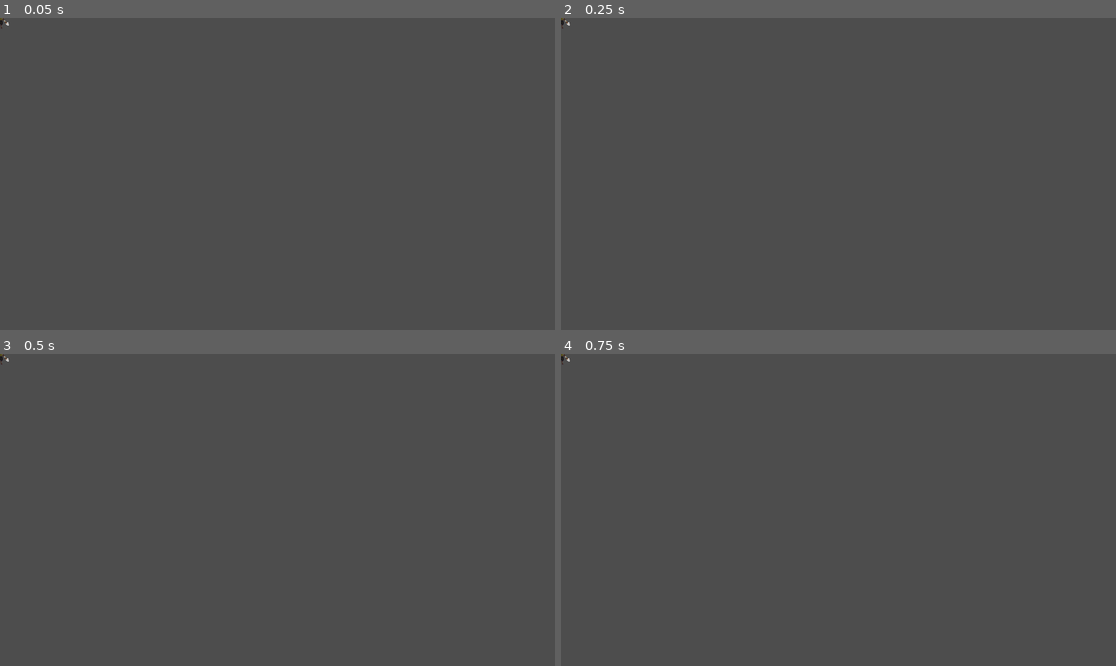
Above: before the commit, frames 1-4 (two rows, left to right).
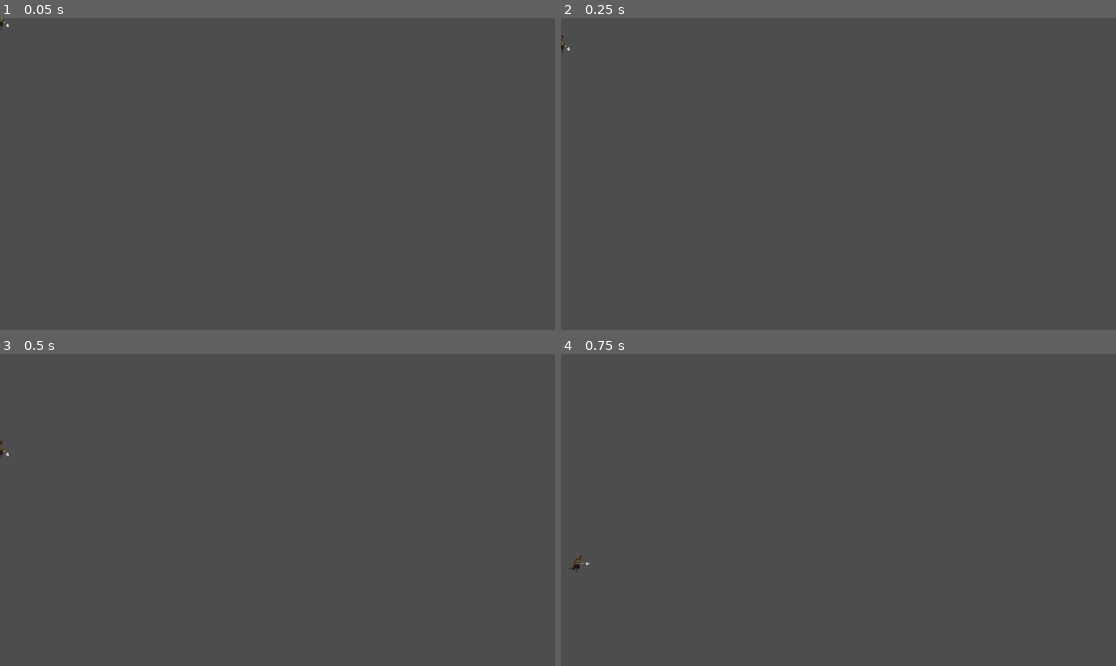
Above: after the commit, the same moments.

Repository: Qwazwazz/cecity
Game: Godot game, scene res://Prefabs/player.tscn
Two runs of this game, one before a commit and one after it. Both use one fixed random seed, a clock stepped at 60 frames per second and the inputs below. The project has no main scene, so this scene is started directly.
Inputs:
- Up to frame 1 (0.05 s): no input
- Up to frame 2 (0.25 s): no input
- Up to frame 3 (0.5 s): no input
- Up to frame 4 (0.75 s): hold Right (ui_right) from 0.53 s (still down)

The runs differ from the first frame. In frame 1, less than 0.1% of the frame differs, in the area x 0-2%, y 0-4%; in frame 2, less than 0.1%; in frame 3, less than 0.1%; in frame 4, less than 0.1%, in the area x 0-6%, y 0-70%.

Commit message:
testing animatedsprite2d transitions next

Diff:
--- a/Prefabs/player.tscn
+++ b/Prefabs/player.tscn
@@ -1,12 +1,22 @@
-[gd_scene load_steps=23 format=3 uid="uid://dgfr01uhrbte6"]
+[gd_scene load_steps=27 format=3 uid="uid://dgfr01uhrbte6"]
 
 [ext_resource type="Script" uid="uid://bcytotlp53fae" path="res://Scripts/Player/Player.gd" id="1_2nftw"]
 [ext_resource type="Script" uid="uid://cyeekc7kbr8ao" path="res://Scripts/States/State Machine.gd" id="2_knrd4"]
 [ext_resource type="Texture2D" uid="uid://or7pbwrvwgtf" path="res://Huntress/Sprites/Idle.png" id="3_hck1p"]
 [ext_resource type="Texture2D" uid="uid://ct1oaeee6itny" path="res://Huntress/Sprites/Run.png" id="4_juxdh"]
+[ext_resource type="Script" uid="uid://cqy6hbyck4ljn" path="res://Scripts/States/PlayerIdle.gd" id="5_hck1p"]
+[ext_resource type="Script" uid="uid://ctlq0mqxnpmig" path="res://Scripts/States/PlayerWalk.gd" id="6_juxdh"]
 
 [sub_resource type="RectangleShape2D" id="RectangleShape2D_g5jwt"]
 size = Vector2(20, 41)
+
+[sub_resource type="Animation" id="Animation_2nftw"]
+resource_name = "Idle"
+
+[sub_resource type="AnimationLibrary" id="AnimationLibrary_knrd4"]
+_data = {
+&"Idle": SubResource("Animation_2nftw")
+}
 
 [sub_resource type="AtlasTexture" id="AtlasTexture_id6sr"]
 atlas = ExtResource("3_hck1p")
@@ -140,9 +150,23 @@
 position = Vector2(0, 1.5)
 shape = SubResource("RectangleShape2D_g5jwt")
 
-[node name="StateMachine" type="Node" parent="."]
-script = ExtResource("2_knrd4")
+[node name="AnimationPlayer" type="AnimationPlayer" parent="."]
+libraries = {
+&"": SubResource("AnimationLibrary_knrd4")
+}
 
 [node name="AnimatedSprite2D" type="AnimatedSprite2D" parent="."]
 sprite_frames = SubResource("SpriteFrames_qcsh7")
 animation = &"Idle"
+frame_progress = 0.053477712
+speed_scale = 2.0
+
+[node name="StateMachine" type="Node" parent="." node_paths=PackedStringArray("initial_state")]
+script = ExtResource("2_knrd4")
+initial_state = NodePath("Idle")
+
+[node name="Idle" type="Node" parent="StateMachine"]
+script = ExtResource("5_hck1p")
+
+[node name="Walk" type="Node" parent="StateMachine"]
+script = ExtResource("6_juxdh")
--- a/Scripts/States/PlayerIdle.gd
+++ b/Scripts/States/PlayerIdle.gd
@@ -2,7 +2,7 @@
 class_name Idle
 
 func Enter():
-	state_machine.anim.play("idle")
+	state_machine.anim.play("Idle")
 
 func Physics_Update(delta):
 	var input_dir = Input.get_action_strength("ui_right") \
--- a/Scripts/States/PlayerWalk.gd
+++ b/Scripts/States/PlayerWalk.gd
@@ -2,7 +2,7 @@
 class_name Walk
 
 func Enter():
-	state_machine.anim.play("walk")
+	state_machine.anim.play("Run")
 
 func Physics_Update(delta):
 	var input_dir = Input.get_action_strength("ui_right") \
--- a/Scripts/States/State Machine.gd
+++ b/Scripts/States/State Machine.gd
@@ -7,11 +7,11 @@
 var states : Dictionary = {}
 
 var player: Player
-var anim: AnimationPlayer
+var anim: AnimatedSprite2D
 
 func _ready():
 	player = get_parent() as Player
-	anim = player.get_node("AnimationPlayer")
+	anim = player.get_node("AnimatedSprite2D")
 
 	# assign states by name
 	for child in get_children():
--- a/project.godot
+++ b/project.godot
@@ -16,5 +16,6 @@
 
 [rendering]
 
+textures/canvas_textures/default_texture_filter=0
 renderer/rendering_method="gl_compatibility"
 renderer/rendering_method.mobile="gl_compatibility"
